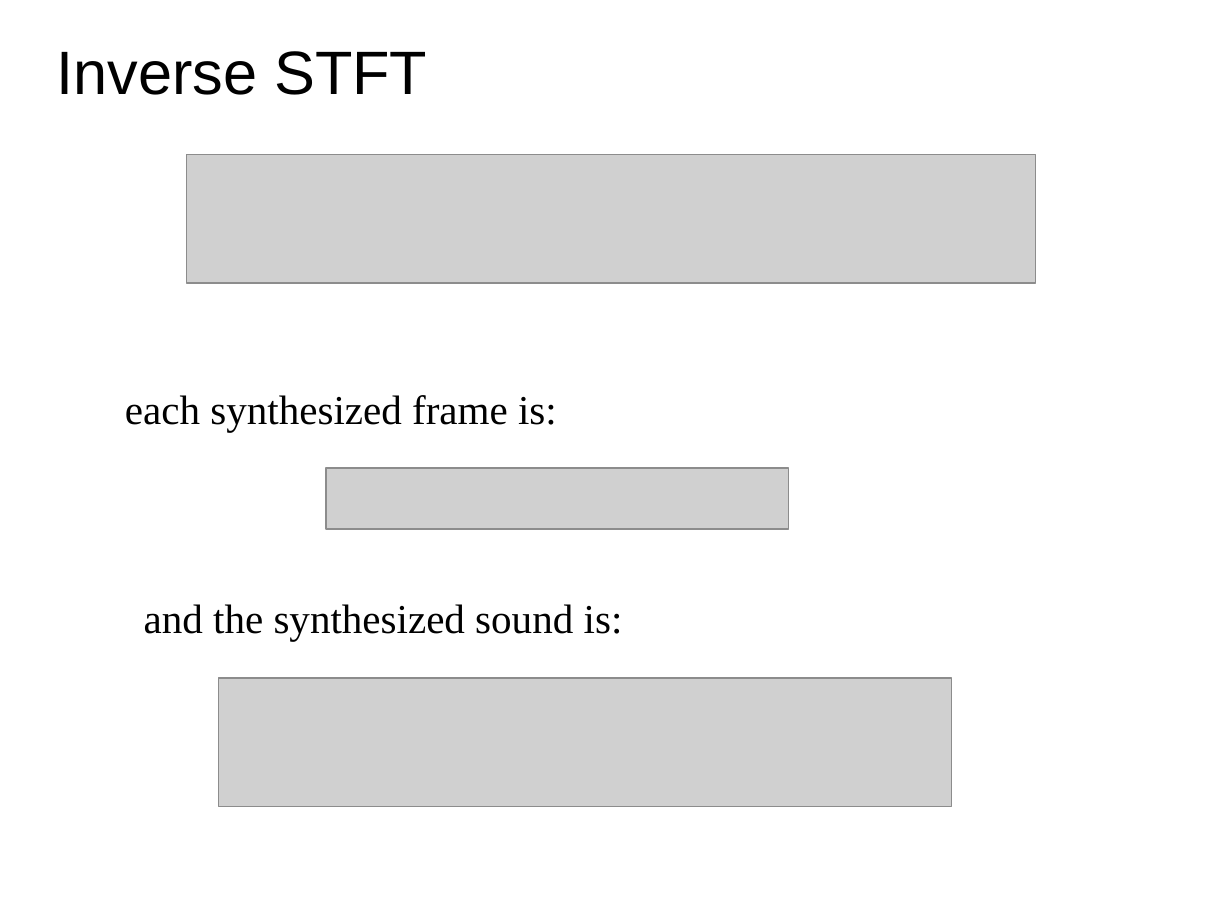
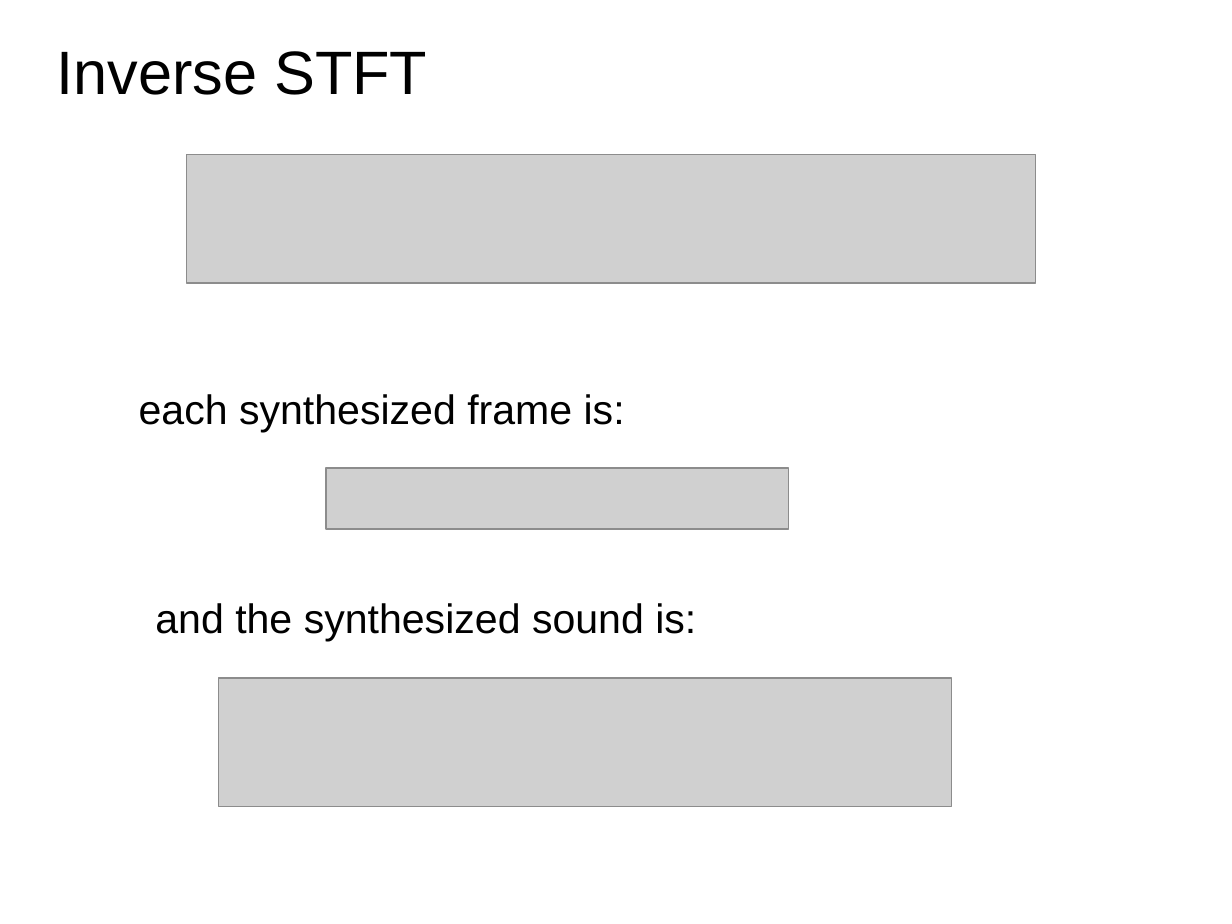
Before and after one commit to MTG/sms-tools, a slide deck: slide 26 of teaching-material/lectures/lect4-STFT/4-STFT.odp (slide 24 before the commit). Drawn at 1232x924 pixels with LibreOffice and Linux fonts; fonts in the diff are those of the drawing; grey boxes stand for pictures. Boxes give left, top, right and bottom in pixels: in the first picture for what was removed or moved away, otherwise in the second. Text is boxed around its words. In the diff, an @@ line names an element or a change of style, - is before the commit and + after.

```diff
--- a/teaching-material/lectures/lect4-STFT/4-STFT.odp
+++ b/teaching-material/lectures/lect4-STFT/4-STFT.odp
@@ text "each synthesized frame is:" at (139, 394, 625, 433): font Times New Roman to Arial @@
@@ text "each synthesized frame is:": place and size @@
-text "each synthesized frame is:" at (125, 395, 557, 432)
+text "each synthesized frame is:" at (139, 394, 625, 433)
@@ text "and the synthesized sound is:": place and size @@
-text "and the synthesized sound is:" at (144, 604, 623, 641)
+text "and the synthesized sound is:" at (155, 603, 696, 641)
@@ text "and the synthesized sound is:" at (155, 603, 696, 641): font Times New Roman to Arial @@
```
Also in this commit, not shown: 13 other slides changed, 5 slides added, 3 slides removed, 7 other files.
